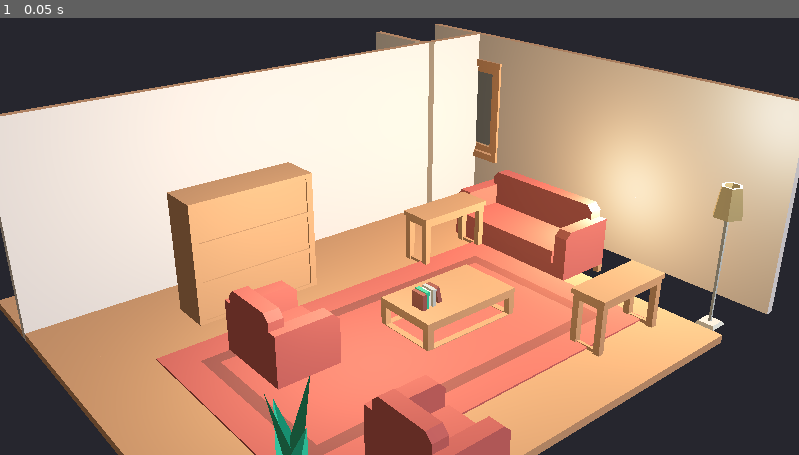
Above: before the commit, frame 1.
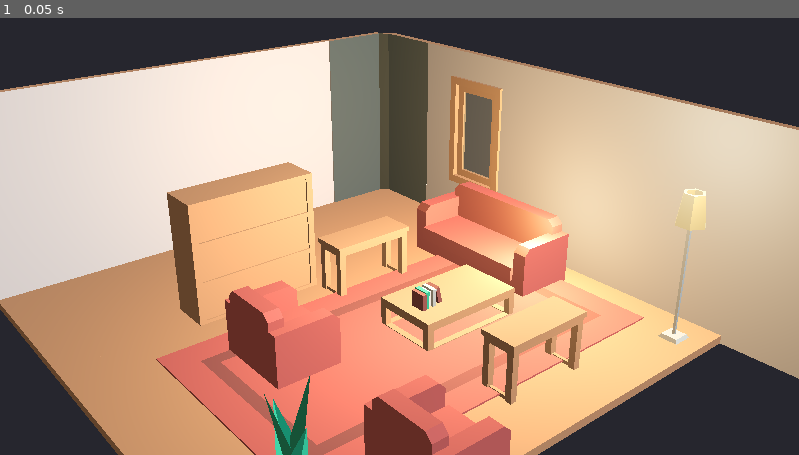
Above: after the commit, the same moment.

Repository: TerjeBallestad/godot-2D-HD
Game: Godot game, scene res://scenes/interior/interior_scene.tscn
Two runs of this game, one before a commit and one after it. Both use one fixed random seed, a clock stepped at 60 frames per second and the inputs below.
Inputs:
- Up to frame 1 (0.05 s): no input

The runs differ from the first frame. In frame 1, 34% of the frame differs, in the area x 0-100%, y 1-93%.

Commit message:
move some stuff

Diff:
--- a/scenes/interior/interior_scene.tscn
+++ b/scenes/interior/interior_scene.tscn
@@ -41,20 +41,20 @@
 [node name="Lamps" type="Node3D" parent="Lighting" unique_id=1597192297]
 
 [node name="TableLamp" type="OmniLight3D" parent="Lighting/Lamps" unique_id=2065539924]
-transform = Transform3D(1, 0, 0, 0, 1, 0, 0, 0, 1, 0.8, 1, 0)
+transform = Transform3D(1, 0, 0, 0, 1, 0, 0, 0, 1, 0.3709736, 1, 0)
 light_color = Color(1, 0.85, 0.65, 1)
 light_energy = 0.245
 omni_attenuation = 1.2
 
 [node name="FloorLamp" type="OmniLight3D" parent="Lighting/Lamps" unique_id=370763913]
-transform = Transform3D(1, 0, 0, 0, 1, 0, 0, 0, 1, -1.2, 1.2, 0.9)
+transform = Transform3D(1, 0, 0, 0, 1, 0, 0, 0, 1, -0.47949803, 1.2, 0.9)
 light_color = Color(1, 0.85, 0.65, 1)
 light_energy = 0.305
 omni_range = 4.0
 omni_attenuation = 1.2
 
 [node name="Fireplace" type="OmniLight3D" parent="Lighting" unique_id=389766960]
-transform = Transform3D(1, 0, 0, 0, 1, 0, 0, 0, 1, -1.2, 0.5, 0)
+transform = Transform3D(1, 0, 0, 0, 1, 0, 0, 0, 1, -0.5297904, 0.5, 0)
 light_color = Color(1, 0.65, 0.35, 1)
 light_energy = 0.32
 omni_range = 3.0
@@ -93,30 +93,30 @@
 transform = Transform3D(1, 0, 0, 0, 1, 0, 0, 0, 1, 1, 0, 1)
 
 [node name="WallBack1" parent="Assets/Room" unique_id=1797603548 instance=ExtResource("3_wall")]
-transform = Transform3D(1, 0, 0, 0, 1, 0, 0, 0, 1, -1, 0, -1.5)
+transform = Transform3D(1, 0, 0, 0, 1, 0, 0, 0, 1, -0.48833704, 2.3841858e-07, -2.003965)
 
 [node name="WallBack2" parent="Assets/Room" unique_id=620581432 instance=ExtResource("3_wall")]
-transform = Transform3D(1, 0, 0, 0, 1, 0, 0, 0, 1, 0, 0, -1.5)
+transform = Transform3D(1, 0, 0, 0, 1, 0, 0, 0, 1, 0.51166296, 2.3841858e-07, -2.003965)
 
 [node name="WallBack3" parent="Assets/Room" unique_id=1276064805 instance=ExtResource("3_wall")]
-transform = Transform3D(1, 0, 0, 0, 1, 0, 0, 0, 1, 1, 0, -1.5)
+transform = Transform3D(1, 0, 0, 0, 1, 0, 0, 0, 1, 1.511663, 2.3841858e-07, -2.003965)
 
 [node name="WallWindowLeft" parent="Assets/Room" unique_id=1650507126 instance=ExtResource("4_wallwindow")]
-transform = Transform3D(0, 0, 1, 0, 1, 0, -1, 0, 0, -1.5, 0, -1)
+transform = Transform3D(0, 0, 1, 0, 1, 0, -1, 0, 0, -0.98833704, 2.3841858e-07, -0.4956693)
 
 [node name="WallLeft1" parent="Assets/Room" unique_id=1947268832 instance=ExtResource("3_wall")]
-transform = Transform3D(0, 0, 1, 0, 1, 0, -1, 0, 0, -1.5, 0, 0)
+transform = Transform3D(0, 0, 1, 0, 1, 0, -1, 0, 0, -0.98833704, 2.3841858e-07, 0.5043307)
 
 [node name="WallLeft2" parent="Assets/Room" unique_id=508603068 instance=ExtResource("3_wall")]
-transform = Transform3D(0, 0, 1, 0, 1, 0, -1, 0, 0, -1.5, 0, 1)
+transform = Transform3D(0, 0, 1, 0, 1, 0, -1, 0, 0, -0.98833704, 2.3841858e-07, 1.5043306)
 
 [node name="WallCornerBackLeft" parent="Assets/Room" unique_id=1375889595 instance=ExtResource("5_wallcorner")]
-transform = Transform3D(1, 0, 0, 0, 1, 0, 0, 0, 1, -1.5, 0, -1.5)
+transform = Transform3D(-1, 0, 8.742278e-08, 0, 1, 0, -8.742278e-08, 0, -1, -0.48823047, 2.3841858e-07, -2.0453587)
 
 [node name="Furniture" type="Node3D" parent="Assets" unique_id=163188262]
 
 [node name="Sofa" parent="Assets/Furniture" unique_id=1840022449 instance=ExtResource("6_sofa")]
-transform = Transform3D(0, 0, 1, 0, 1, 0, -1, 0, 0, -0.8, 0, 0)
+transform = Transform3D(0, 0, 1, 0, 1, 0, -1, 0, 0, -0.42761964, 0, 0)
 
 [node name="CoffeeTable" parent="Assets/Furniture" unique_id=957487757 instance=ExtResource("8_coffeetable")]
 transform = Transform3D(1, 0, 0, 0, 1, 0, 0, 0, 1, 0.2, 0, 0)
@@ -128,13 +128,13 @@
 transform = Transform3D(0, 0, -1, 0, 1, 0, 1, 0, 0, 0.8, 0, 0.6)
 
 [node name="SideTable1" parent="Assets/Furniture" unique_id=1731733603 instance=ExtResource("9_sidetable")]
-transform = Transform3D(1, 0, 0, 0, 1, 0, 0, 0, 1, -0.8, 0, -0.7)
+transform = Transform3D(1, 0, 0, 0, 1, 0, 0, 0, 1, -0.12265527, 0, -0.7)
 
 [node name="SideTable2" parent="Assets/Furniture" unique_id=798658616 instance=ExtResource("9_sidetable")]
-transform = Transform3D(1, 0, 0, 0, 1, 0, 0, 0, 1, -0.8, 0, 0.7)
+transform = Transform3D(1, 0, 0, 0, 1, 0, 0, 0, 1, -0.12265527, 0, 0.7)
 
 [node name="FloorLamp" parent="Assets/Furniture" unique_id=1540549167 instance=ExtResource("10_floorlamp")]
-transform = Transform3D(1, 0, 0, 0, 1, 0, 0, 0, 1, -1.2, 0, 0.9)
+transform = Transform3D(1, 0, 0, 0, 1, 0, 0, 0, 1, -0.8256717, 0.05391717, 0.9)
 
 [node name="Rug" parent="Assets/Furniture" unique_id=1385996068 instance=ExtResource("11_rug")]
 transform = Transform3D(1.5, 0, 0, 0, 1, 0, 0, 0, 1.5, -0.8018414, 0.05626882, 0.61581826)
